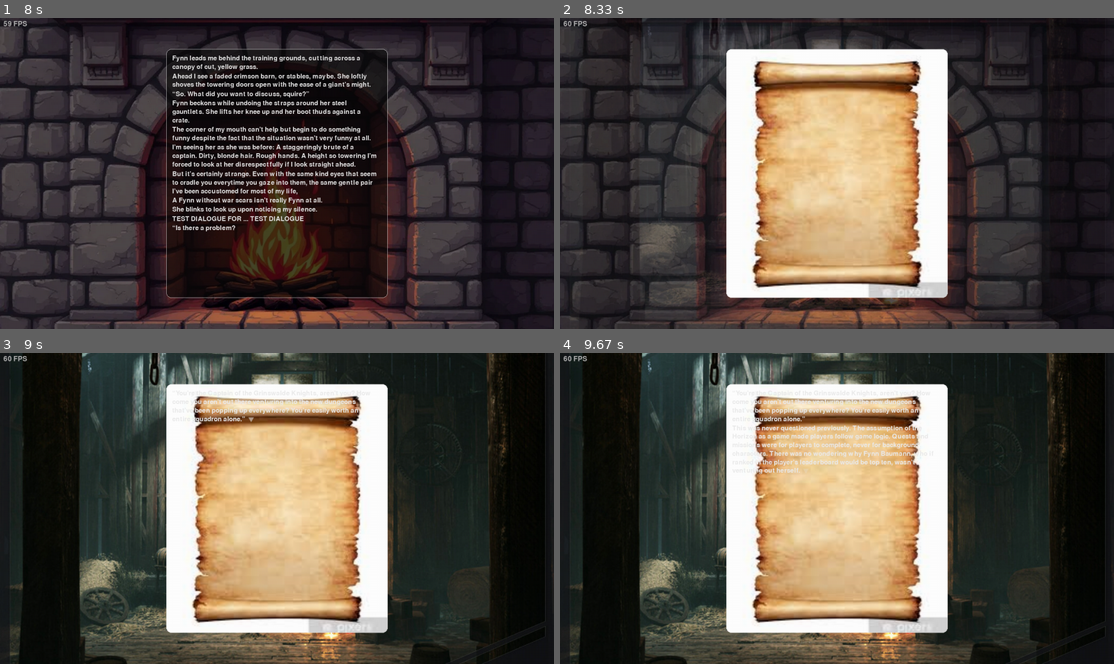
Above: before the commit, frames 1-4 (two rows, left to right).
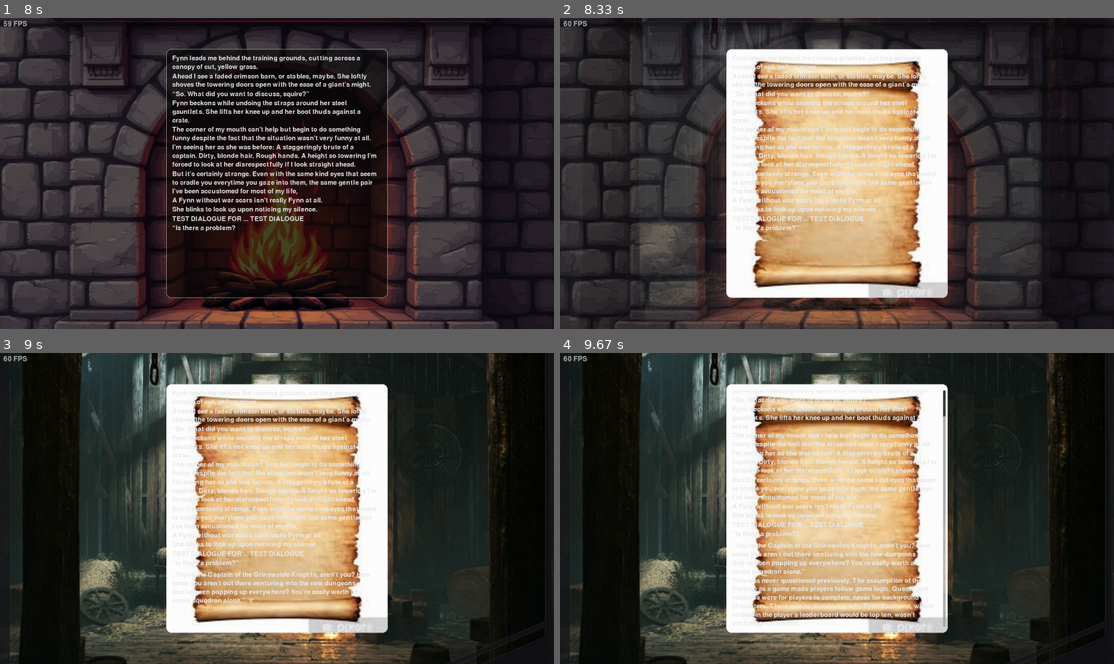
Above: after the commit, the same moments.

Repository: jhoangnguyen/solid
Game: pygame game, started from run.py
Two runs of this game, one before a commit and one after it. Both use one fixed random seed, a clock stepped at 60 frames per second and the inputs below.
Inputs (mouse positions are in pixels of both pictures, inside the frame that each line leads up to):
- Up to frame 1 (8 s): click (277, 173) at 0.38 s; click (332, 241) at 0.72 s; click (481, 282) at 1.05 s; click (144, 111) at 1.38 s; click (277, 210) at 1.72 s; click (199, 108) at 2.05 s; click (470, 254) at 2.38 s; click (94, 204) at 2.72 s; click (116, 114) at 3.05 s; click (144, 226) at 3.38 s; click (476, 245) at 3.72 s; click (110, 288) at 4.05 s; tap Enter at 4.33 s; click (310, 260) at 4.72 s; click (376, 276) at 5.05 s; click (83, 282) at 5.38 s; click (138, 226) at 5.72 s; click (326, 120) at 6.08 s; click (138, 142) at 6.58 s; click (354, 192) at 6.92 s; click (77, 204) at 7.42 s
- Up to frame 2 (8.33 s): tap Enter at 8.23 s
- Up to frame 3 (9 s): click (432, 524) at 8.62 s; click (99, 539) at 8.95 s
- Up to frame 4 (9.67 s): click (936, 527) at 9.28 s; click (637, 533) at 9.62 s

Frame 1 is identical in both runs. In frame 2, 3.6% of the frame differs, in the area x 35-65%, y 14-69%; in frame 3, 4.6%; in frame 4, 6.1%, in the area x 34-70%, y 11-88%.

Commit message:
Sliding window for text, retain N nodes when specified

Diff:
--- a/engine/app.py
+++ b/engine/app.py
@@ -3,7 +3,7 @@
 from engine.ui.style import Theme, StyleContext, compute_centered_rect, WaitIndicatorStyle
 from engine.ui.widgets.text_box import TextBox, RevealParams
 from engine.ui.anim import Animator, Tween
-from engine.settings import load_settings, AppCfg, load_ui_defaults, build_theme_from_defaults, textbox_fracs_from_defaults, reveal_overrides_from_defaults
+from engine.settings import load_settings, AppCfg, load_ui_defaults, build_theme_from_defaults, textbox_fracs_from_defaults, reveal_overrides_from_defaults, presenter_overrides_from_defaults
 from engine.narrative.loader import load_story_file
 from engine.narrative.presenter import NodePresenter
 from engine.ui.brushes.image_brush import ImageBrush
@@ -69,7 +69,15 @@
 
         # --- Node Presenter ---
         # Loads each node in .yaml files along with the background
-        self.presenter = NodePresenter(self.textbox, self.story, bg_manager=self.bg)
+        pr = presenter_overrides_from_defaults(defaults)
+        self.presenter = NodePresenter(
+            self.textbox,
+            self.story,
+            bg_manager=self.bg,
+            clear_after_nodes=pr.get("clear_after_nodes"),            # Keep N nodes, clear on the N + 1th
+            insert_node_separator=pr["insert_node_separator"],     # Blank line between nodes
+            separator_text=pr["separator_text"],               # Customize if desired, e.g. "-"
+            )
         self.presenter.show_node(self.story.nodes[self.current_node_id])
 
         self.hud_font = pygame.font.Font(None, 24)
--- a/engine/narrative/presenter.py
+++ b/engine/narrative/presenter.py
@@ -1,17 +1,58 @@
 from __future__ import annotations
 from typing import List, Optional
+from collections import deque
 from engine.narrative.types import Node, Choice, Story
 from engine.ui.widgets.text_box import TextBox
 from engine.ui.background_manager import BackgroundManager
 
 class NodePresenter:
-    def __init__(self, textbox: TextBox, story: Story, bg_manager: BackgroundManager =None):
+    def __init__(self,
+                 textbox: TextBox,
+                 story: Story,
+                 bg_manager: BackgroundManager = None,
+                 clear_after_nodes: Optional[int] = None,   # None = never auto-clear, 0 = clear every node
+                 insert_node_separator: bool = True,        # Add a blank line between nodes if not clearing
+                 separator_text: str = ""):                 # Customize the separator if desired
         self.tb = textbox
         self.story = story
         self._prepared: Optional[List[str]] | None = None
         self._shown: bool = False
         self._choices: list[Choice] | None = None
         self.bg = bg_manager
+
+        # None  -> never auto-clear
+        # 0     -> always clear
+        # N > 0   -> clear when we exceed N nodes since last clear
+        self._clear_after_nodes = None if clear_after_nodes is None else int(clear_after_nodes)
+        self._nodes_since_clear = 0
+        self._insert_nodes_separator = bool(insert_node_separator)
+        self._separator_text = separator_text
+        self._node_sizes = deque()
+
+    def _insert_separator_if_needed(self) -> Node:
+        """ Insert a separator that visually belongs to the PREVIOUS node. """
+        if self._insert_nodes_separator and self._node_sizes and self.tb.model.visible_entries:
+            self.tb.append_visible_lines([self._separator_text], animated=False)
+            # Count the separator with the previous node so it trims away together
+            self._node_sizes[-1] += 1
+
+    def _enforce_node_limit(self) -> None:
+        """ Trim whole nodes from the top until we're within the node limit. """
+        limit = self._clear_after_nodes
+        if limit is None:
+            return # Never auto-trim
+        if limit == 0:
+            # Keep only the current node. Drop everything before we start adding it.
+            total_before = sum(self._node_sizes)
+            if total_before:
+                self.tb.trim_oldest_entries(total_before)
+                self._node_sizes.clear()
+            return
+        # Limit > 0: keep at most 'limit' nodes; trim the oldest if we exceed
+        while len(self._node_sizes) > limit:
+            oldest_count = self._node_sizes.popleft()
+            if oldest_count > 0:
+                self.tb.trim_oldest_entries(oldest_count)
 
     def _resolve_bg(self, raw):
         """
@@ -60,15 +101,49 @@
                 self.bg.clear("textbox")
 
         self.tb.hide_choice_box()
-        self.tb.clear()
+        # self._maybe_clear_for_node()
+        # self.tb.set_follow_bottom(True)
+
+        # # say block (queued as line-by-line, waiting for input)
+        # self.tb.model.queue_lines(node.say, wait_for_input=True)
+
+        # # Prepare the choices block (rendered later as an overlay)
+        # if node.choices:
+        #     # self._prepared = [""] + lines  # optional spacer line at top
+        #     self._prepared = [f"> {(c.text or c.id)}{(' [WIP]' if c.goto is None else '')}" for c in node.choices]
+        #     self._choices = list(node.choices)
+        #     self._shown = False
+        # else:
+        #     self._prepared = None
+        #     self._choices = None
+        #     self._shown = True
+
+        # self.tb.scroll_to_bottom()
+
+        # Sliding-window management
+        # 0 => keep only current node: clear all prior content now
+        if self._clear_after_nodes == 0:
+            total_before = sum(self._node_sizes)
+            if total_before:
+                self.tb.clear()
+                self._node_sizes.clear()
+        else:
+            # Add a separator that will be counted with the PREVIOUS node
+            self._insert_separator_if_needed()
+
         self.tb.set_follow_bottom(True)
 
-        # say block (queued as line-by-line, waiting for input)
-        self.tb.model.queue_lines(node.say, wait_for_input=True)
+        # queue SAY lines for this node
+        say_text = node.say or ""
+        line_count = len(say_text.splitlines())
+        self.tb.model.queue_lines(say_text, wait_for_input=True)
 
-        # Prepare the choices block (rendered later as an overlay)
+        # record size for this node and enforce limit
+        self._node_sizes.append(line_count)
+        self._enforce_node_limit()
+
+        # choices (unchanged) ...
         if node.choices:
-            # self._prepared = [""] + lines  # optional spacer line at top
             self._prepared = [f"> {(c.text or c.id)}{(' [WIP]' if c.goto is None else '')}" for c in node.choices]
             self._choices = list(node.choices)
             self._shown = False
--- a/engine/settings.py
+++ b/engine/settings.py
@@ -165,3 +165,11 @@
         "pause_long_s": float(rv.get("pause_long_s", 0.25)),
         "pause_ellipsis_s": float(rv.get("pause_ellipsis_s", 0.35)),
     }
+
+def presenter_overrides_from_defaults(defaults: Dict[str, Any]) -> dict:
+    pr = defaults.get("presenter", {}) or {}
+    return {
+        "clear_after_nodes": int(pr.get("clear_after_nodes", 0)),
+        "insert_node_separator": bool(pr.get("insert_node_separator", True)),
+        "separator_text": str(pr.get("separator_text", "")),
+    }
--- a/engine/ui/text_model.py
+++ b/engine/ui/text_model.py
@@ -76,6 +76,16 @@
             e.visible = True
             e.t = 0.0
             self._visible.append(e)
+
+    def trim_oldest_entries(self, n: int) -> int:
+        """
+        Remove the first N visible entries. Returns how many were removed.
+        """
+        if n <= 0 or not self._visible:
+            return 0
+        n = min(n, len(self._visible))
+        del self._visible[:n]
+        return n
 
     # ---------- progression ----------
     def update(self, dt: float) -> dict:
@@ -213,10 +223,10 @@
                 carry = rp.pause_ellipsis_s
                 i += 1
                 # Second dot (includes the carry), then no extra pause after it
-                times.append(base + carry); carry = 0.0
+                times.append(base + carry)
                 i += 1
                 # Third dot (plain base)
-                times.append(base)
+                times.append(base + carry)
                 i += 1
                 continue
 
--- a/engine/ui/widgets/text_box.py
+++ b/engine/ui/widgets/text_box.py
@@ -82,8 +82,22 @@
         if not (animated or wait_for_input) and self._near_bottom():
             self.scroller.to_bottom()
 
+    def append_visible_lines(self, lines: list[str], animated: bool = False) -> None:
+        self.model.append_visible_lines(lines, animated=animated)
+        if (not animated) and (self._follow_bottom or self._near_bottom()):
+            self.scroller.to_bottom()
+
+    def trim_oldest_entries(self, n: int) -> int:
+        removed = self.model.trim_oldest_entries(n)
+        # Re-sync scroll metrics and keep bottom anchored if appropriate
+        self._sync_scroll_metrics()
+        if self._follow_bottom or self._near_bottom():
+            self.scroller.to_bottom()
+        return removed
+
     def clear(self) -> None:
         """ Clears all queued dialogue and resets scroll. """
+        print("[TextBox.clear] clearing transcript")
         self.model.clear()
         self.scroller.to_top()
 
@@ -269,7 +283,6 @@
         if self.rect.w <= 0 or self.rect.h <= 0:
             return
 
-        # layer = pygame.Surface(self.rect.size, pygame.SRCALPHA)
         self._ensure_scratch()
         layer = self._scratch
         layer.fill((0, 0, 0, 0))
@@ -308,11 +321,6 @@
             )
 
         # widget opacity: set temporarily, blit, then restore
-        # if self.opacity < 1.0:
-        #     layer.set_alpha(int(255 * max(0.0, min(1.0, self.opacity))))
-
-        # surface.blit(layer, self.rect.topleft)
-
         if self.opacity < 1.0:
             prev_alpha = layer.get_alpha()
             layer.set_alpha(int(255 * max(0.0, min(1.0, self.opacity))))
--- a/game/config/defaults.yaml
+++ b/game/config/defaults.yaml
@@ -20,6 +20,11 @@
   # The textbox is centered; these control its size, not its position.
   width_frac: 0.40
   height_frac: 0.80
+
+presenter:
+  clear_after_nodes: 50          # 0 or null = clear every nodes (legacy). N > 0 = Keep N nodes before clearing
+  insert_node_separtor: true    # Add a blank line between nodes when not clearing
+  separator_text: ""            # Or "-" if visual divider
 
 reveal:
   # Extra delay (seconds) between *auto-released* lines (lines that don’t wait for input).
@@ -46,7 +51,7 @@
   # Long pause for periods, question and exclamation marks, and explicit newlines.
   pause_long_s: 0.25
   # Special, even longer pause for the first dot in an ellipsis "...".
-  pause_ellipsis_s: 0.35
+  pause_ellipsis_s: 1
 
 
 theme:
